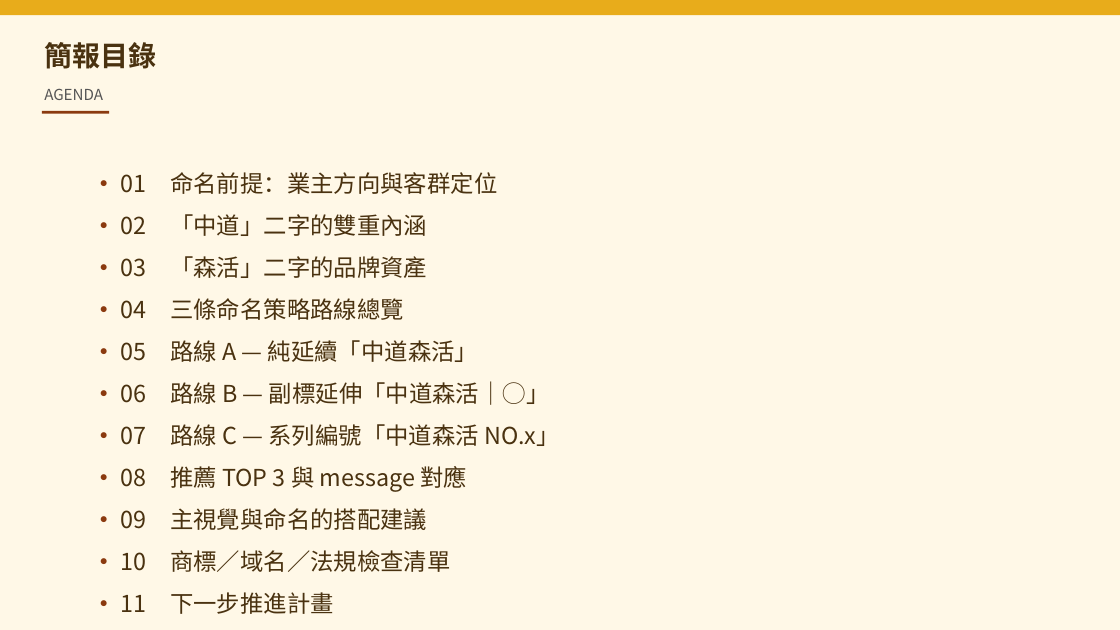
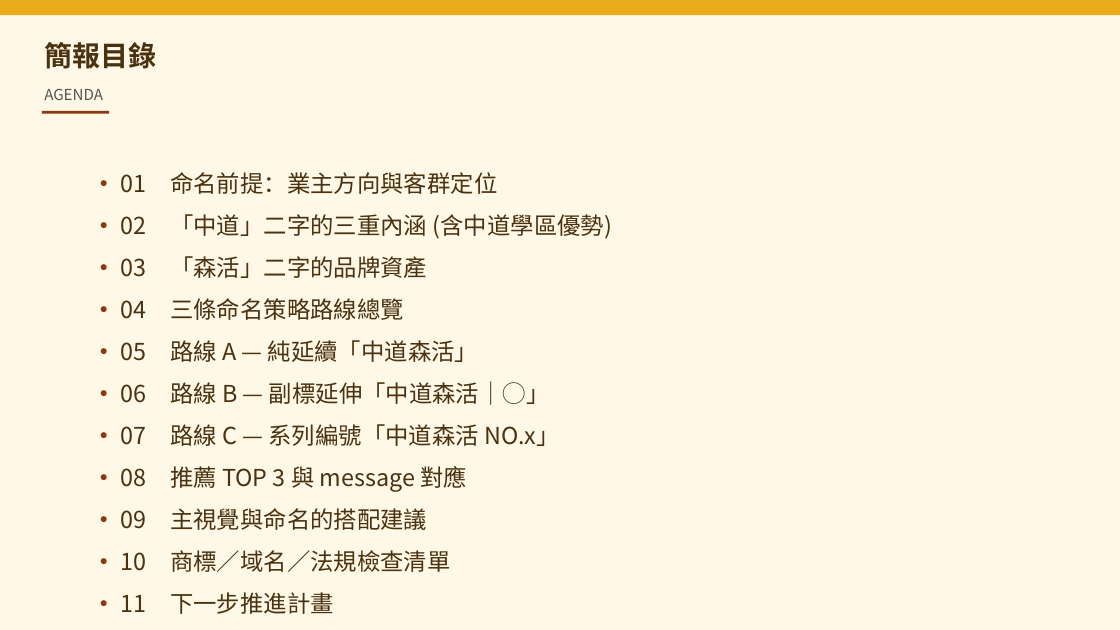
Before and after one commit to BansonLin/Pure-space-Branding, a slide deck: slide 2 of 02_簡報/02_中道森活_命名提案簡報.pptx. Drawn at 1120x630 pixels with LibreOffice and Linux fonts; fonts in the diff are those of the drawing. Boxes give left, top, right and bottom in pixels: in the first picture for what was removed or moved away, otherwise in the second. Text is boxed around its words. In the diff, an @@ line names an element or a change of style, - is before the commit and + after.

```diff
--- a/02_簡報/02_中道森活_命名提案簡報.pptx
+++ b/02_簡報/02_中道森活_命名提案簡報.pptx
@@ text at [121,214,612,239]: text changed @@
-• 02 「中道」二字的雙重內涵
+• 02 「中道」二字的三重內涵 (含中道學區優勢)
```
Also in this commit, not shown: 5 other slides changed, 2 other files.
